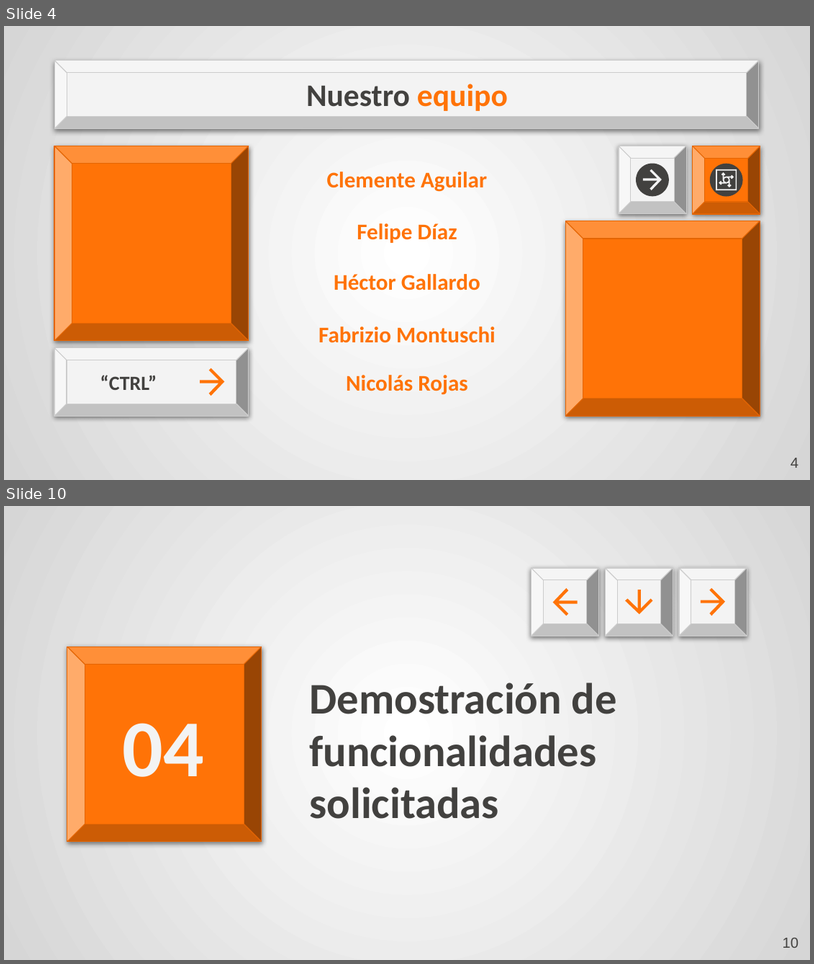
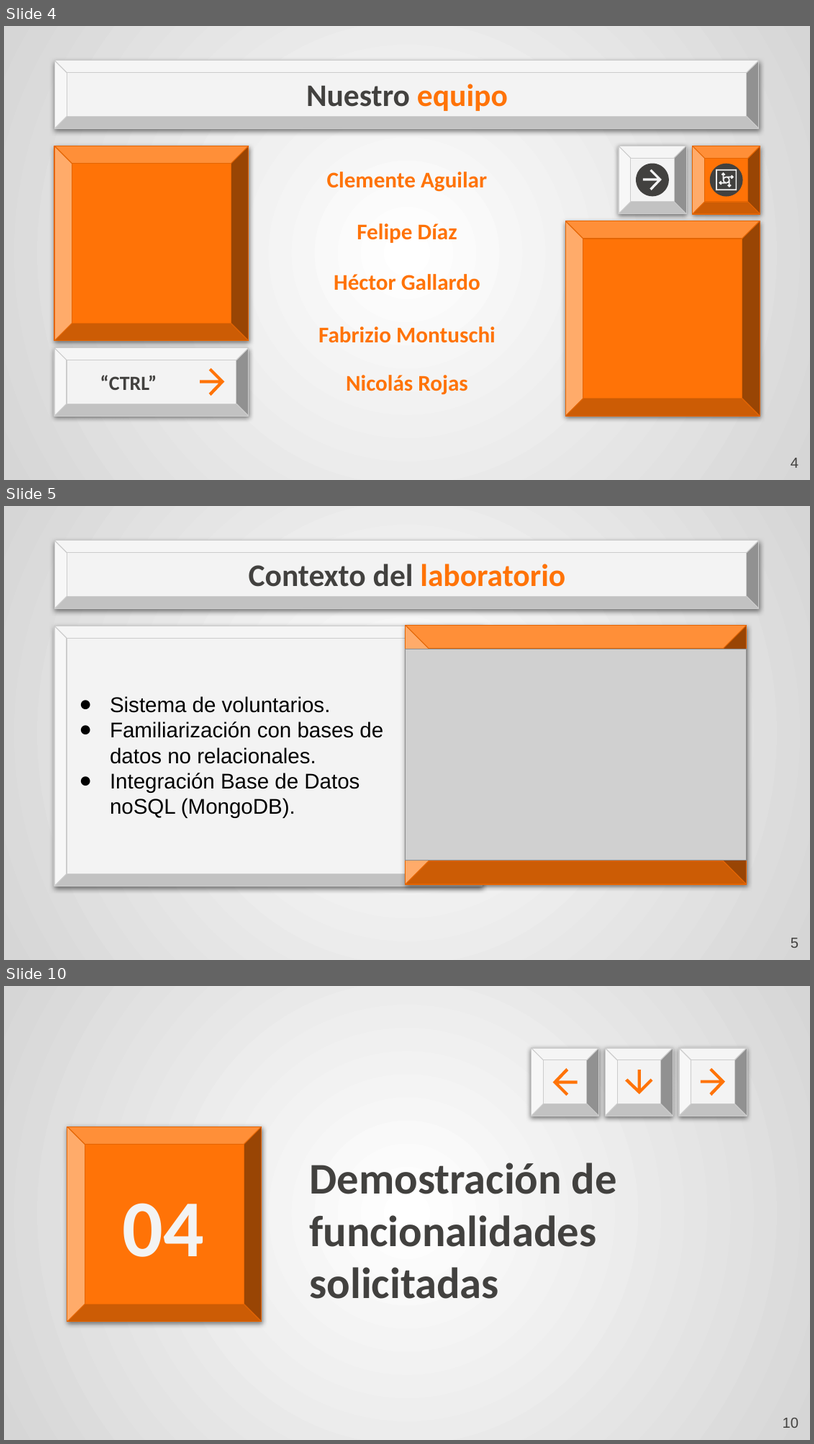
Before and after one commit to clementeaguilar-usach/Sistema_Voluntariado_noSQL, a slide deck: Lab 3 TBD.pptx. Shown one above the other, each under a label of ours: slides 4 and 10 before the commit, slides 4, 5 and 10 after it; the slides between them are not shown. The pictures are 814x964 and 814x1444 pixels, drawn with LibreOffice and Linux fonts; fonts in the diff are those of the drawing; grey boxes stand for pictures. Boxes give left, top, right and bottom in pixels: in the first picture for what was removed or moved away, otherwise in the second. Text is boxed around its words. In the diff, an @@ line names an element or a change of style, - is before the commit and + after.

```diff
--- a/Lab 3 TBD.pptx
+++ b/Lab 3 TBD.pptx
@@ slide 5 added at (x1=4, y1=506, x2=810, y2=960), background gradient #FFFFFF to #D6D6D6; not listed: 1 template element that a slide beside it also shows @@
@@ title added at (x1=249, y1=564, x2=566, y2=587), 28 pt, text #42413F, bold @@
+Contexto del laboratorio
@@ bevel added at (x1=55, y1=626, x2=482, y2=886), fill #F3F3F3, outline #CCCCCC 0.75 pt @@
@@ bevel added at (x1=406, y1=626, x2=747, y2=884), fill #FF7307, outline #E46503 0.75 pt @@
@@ picture added at (x1=406, y1=649, x2=747, y2=860) @@
@@ text added at (x1=110, y1=696, x2=383, y2=818), 19 pt, text #000000 @@
+● Sistema de voluntarios.
+● Familiarización con bases de datos no relacionales.
+● Integración Base de Datos noSQL (MongoDB).
@@ page number added at (x1=791, y1=937, x2=799, y2=947), 13 pt, text #42413F @@
+5
```
Also in this commit, not shown: 11 slides changed, 13 other slides added, 8 slides removed, 1 other file.
